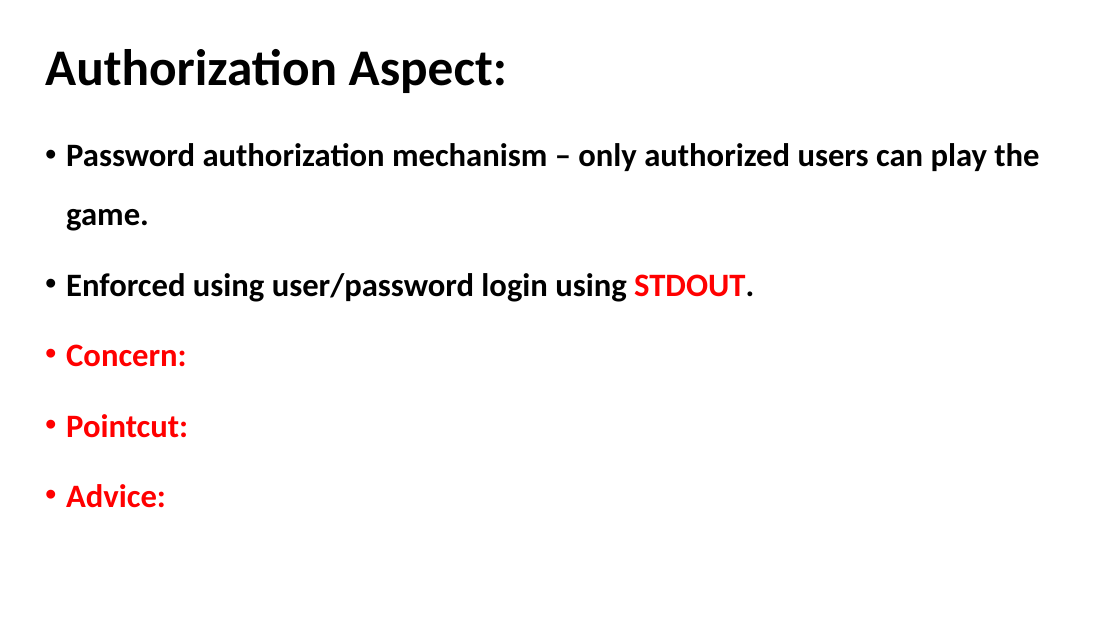
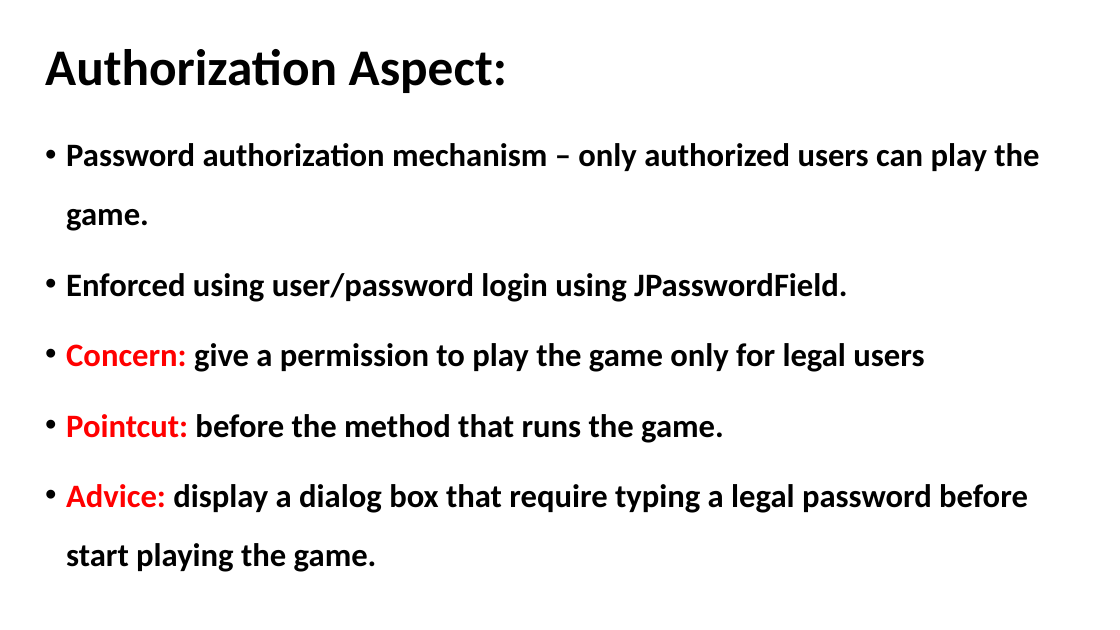
Before and after one commit to akotek/AOP, a slide deck: slide 22 of src/Final Project Presentation.pptx (slide 21 before the commit). Drawn at 1120x630 pixels with LibreOffice and Linux fonts; fonts in the diff are those of the drawing. Boxes give left, top, right and bottom in pixels: in the first picture for what was removed or moved away, otherwise in the second. Text is boxed around its words. In the diff, an @@ line names an element or a change of style, - is before the commit and + after.

```diff
--- a/src/Final Project Presentation.pptx
+++ b/src/Final Project Presentation.pptx
@@ text at bbox=[66, 273, 1028, 572]: text changed @@
-• Enforced using user/password login using STDOUT.
-• Concern:
-• Pointcut:
-• Advice:
+• Enforced using user/password login using JPasswordField.
+• Concern: give a permission to play the game only for legal users
+• Pointcut: before the method that runs the game.
+• Advice: display a dialog box that require typing a legal password before start playing the game.
```
Also in this commit, not shown: 24 other slides changed, 2 slides added.
